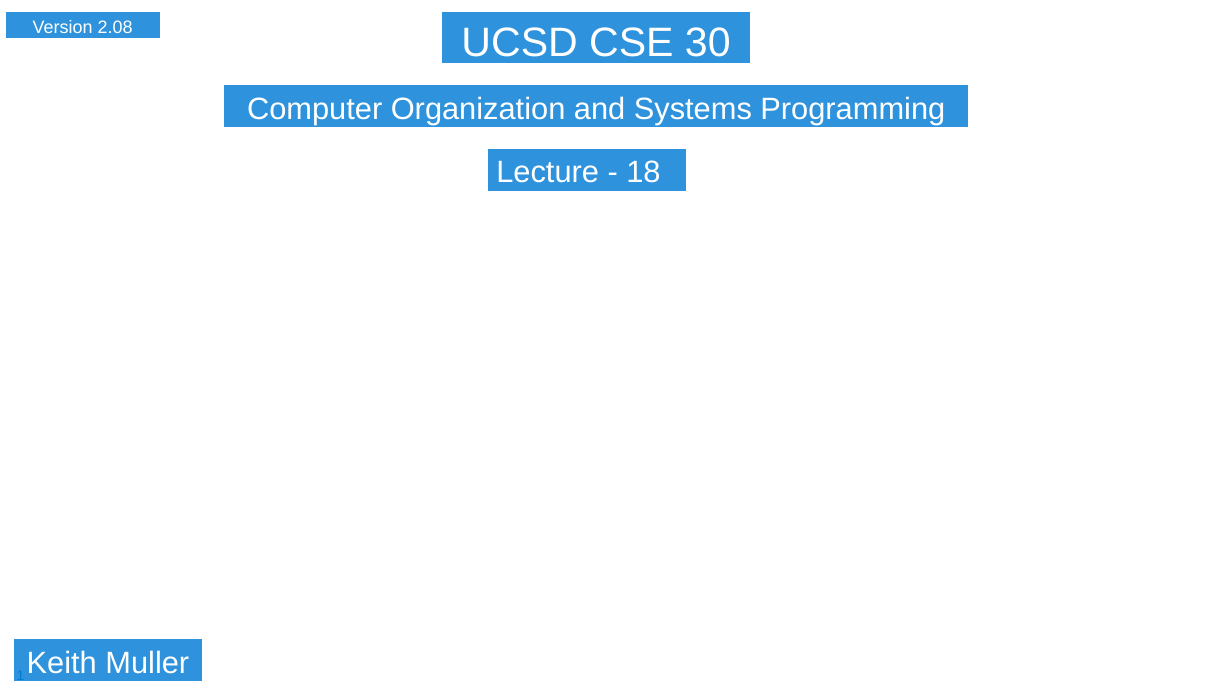
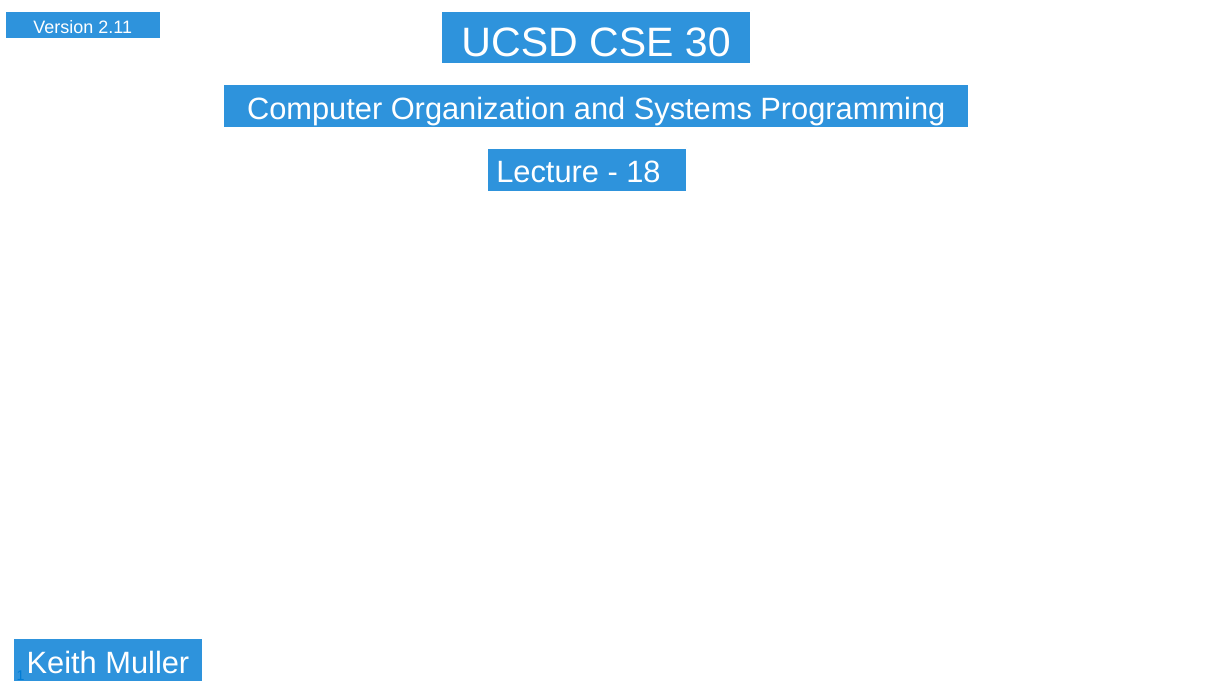
Before and after one commit to cse30-sp24/Muller-Slides, a slide deck: slide 1 of Lecture-18.pptx. Drawn at 1232x693 pixels with LibreOffice and Linux fonts; fonts in the diff are those of the drawing; background and template pictures are left out. Boxes give left, top, right and bottom in pixels: in the first picture for what was removed or moved away, otherwise in the second. Text is boxed around its words. In the diff, an @@ line names an element or a change of style, - is before the commit and + after.

```diff
--- a/Lecture-18.pptx
+++ b/Lecture-18.pptx
@@ text in rectangle at [33,20,132,33]: text changed @@
-Version 2.08
+Version 2.11
```
Also in this commit, not shown: 3 other slides changed, 1 slide removed, 1 other file.
